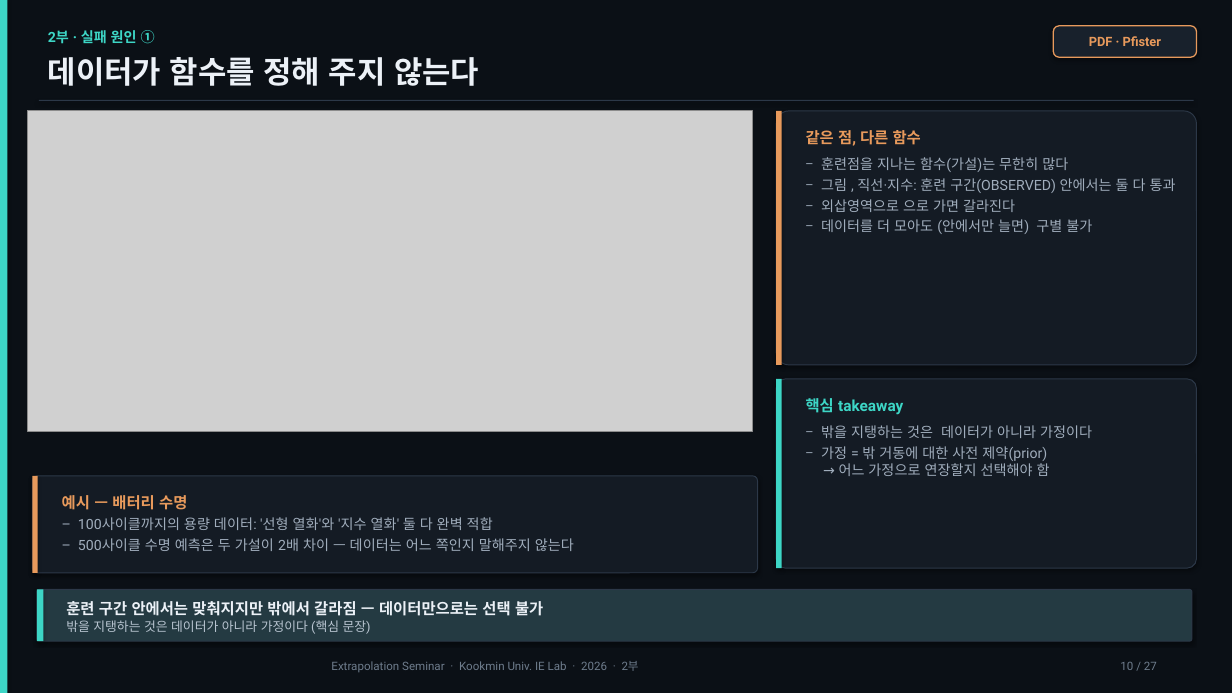
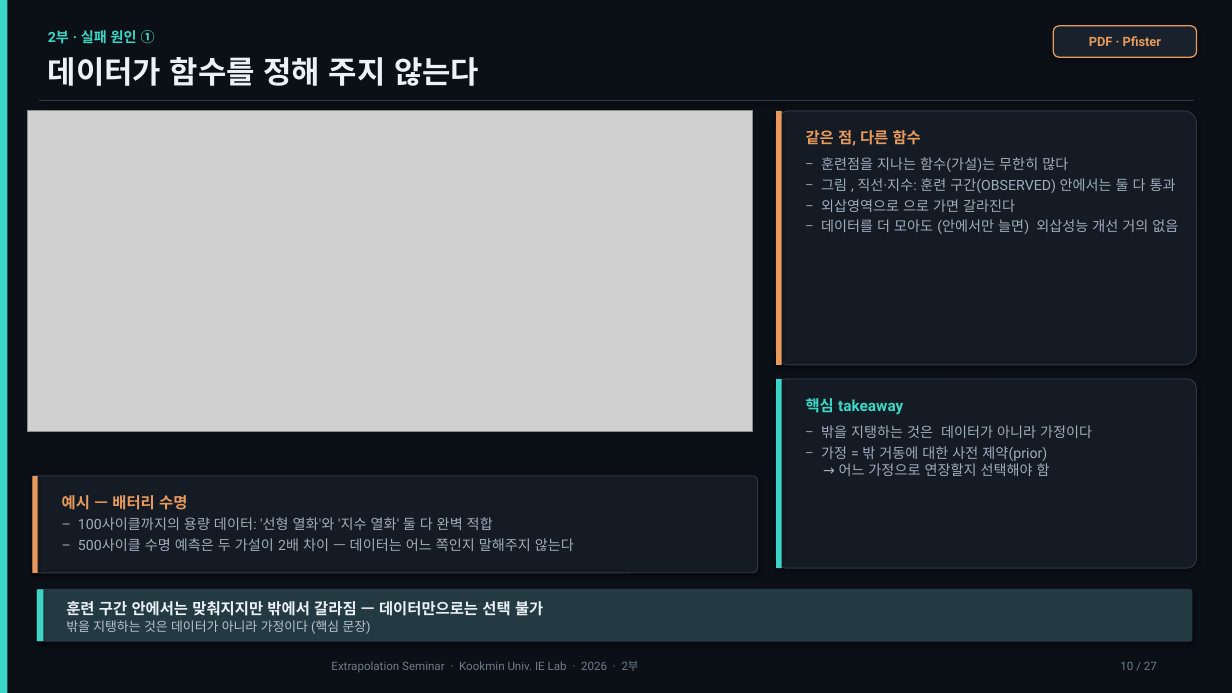
Before and after one commit to amumujs-create/literec_study, a slide deck: slide 10 of extrapolation-papers/외삽_50분_발표자료_v8[Repaired].pptx. Drawn at 1232x693 pixels with LibreOffice and Linux fonts; fonts in the diff are those of the drawing; grey boxes stand for pictures. Boxes give left, top, right and bottom in pixels: in the first picture for what was removed or moved away, otherwise in the second. Text is boxed around its words. In the diff, an @@ line names an element or a change of style, - is before the commit and + after.

```diff
--- a/extrapolation-papers/외삽_50분_발표자료_v8[Repaired].pptx
+++ b/extrapolation-papers/외삽_50분_발표자료_v8[Repaired].pptx
@@ text at <box>821,219,1178,234</box>: text changed @@
-– 데이터를 더 모아도 (안에서만 늘면) 구별 불가
+– 데이터를 더 모아도 (안에서만 늘면) 외삽성능 개선 거의 없음
```
Also in this commit, not shown: 10 other slides changed, 1 slide added, 3 slides removed, 1 other file.
